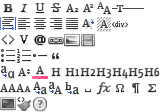
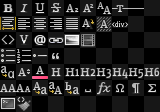
Before/after of a 160 × 112 layered artwork. What changed in the layer stack:
showed group "white" (59 layers) over [0, 0, 160, 112]
hid group "black" (60 layers) over [0, 0, 160, 112]
